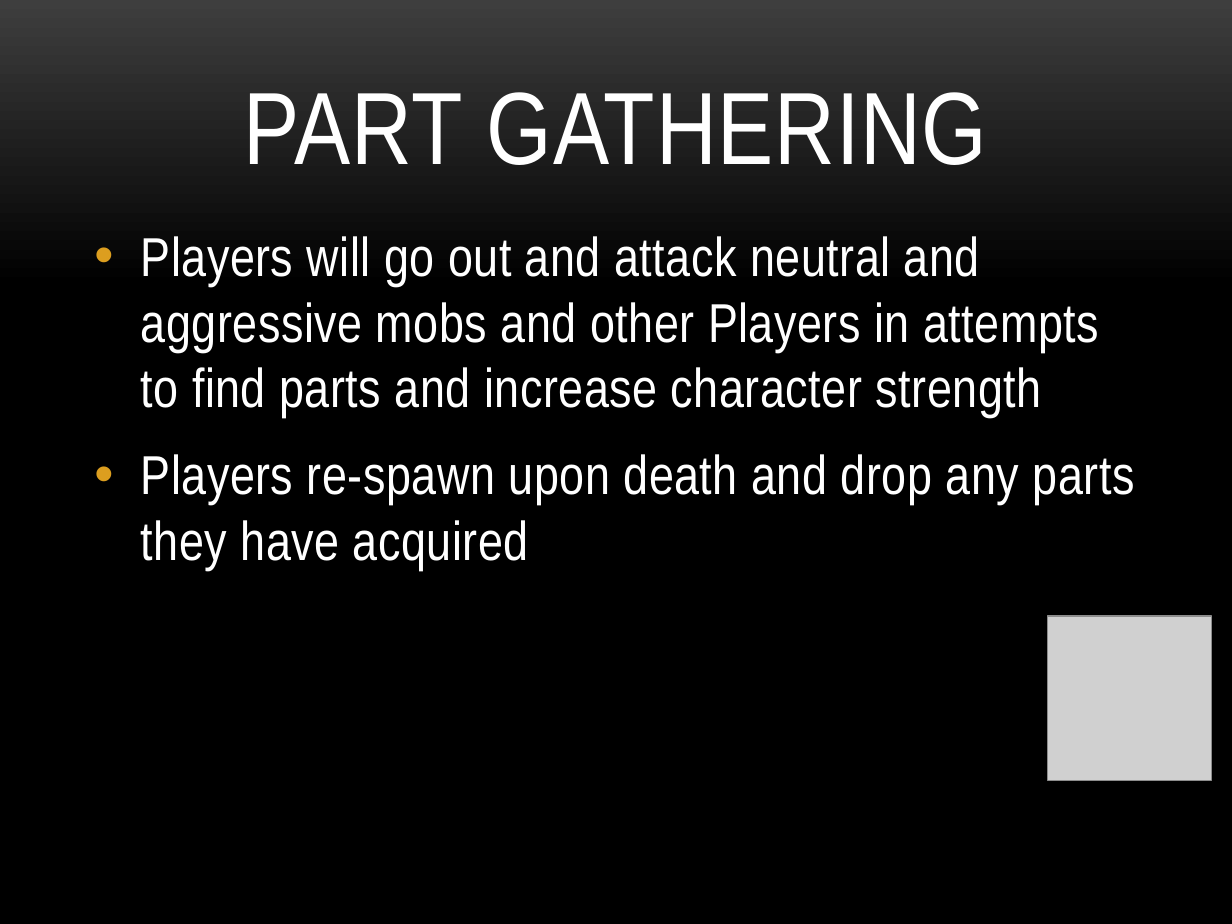
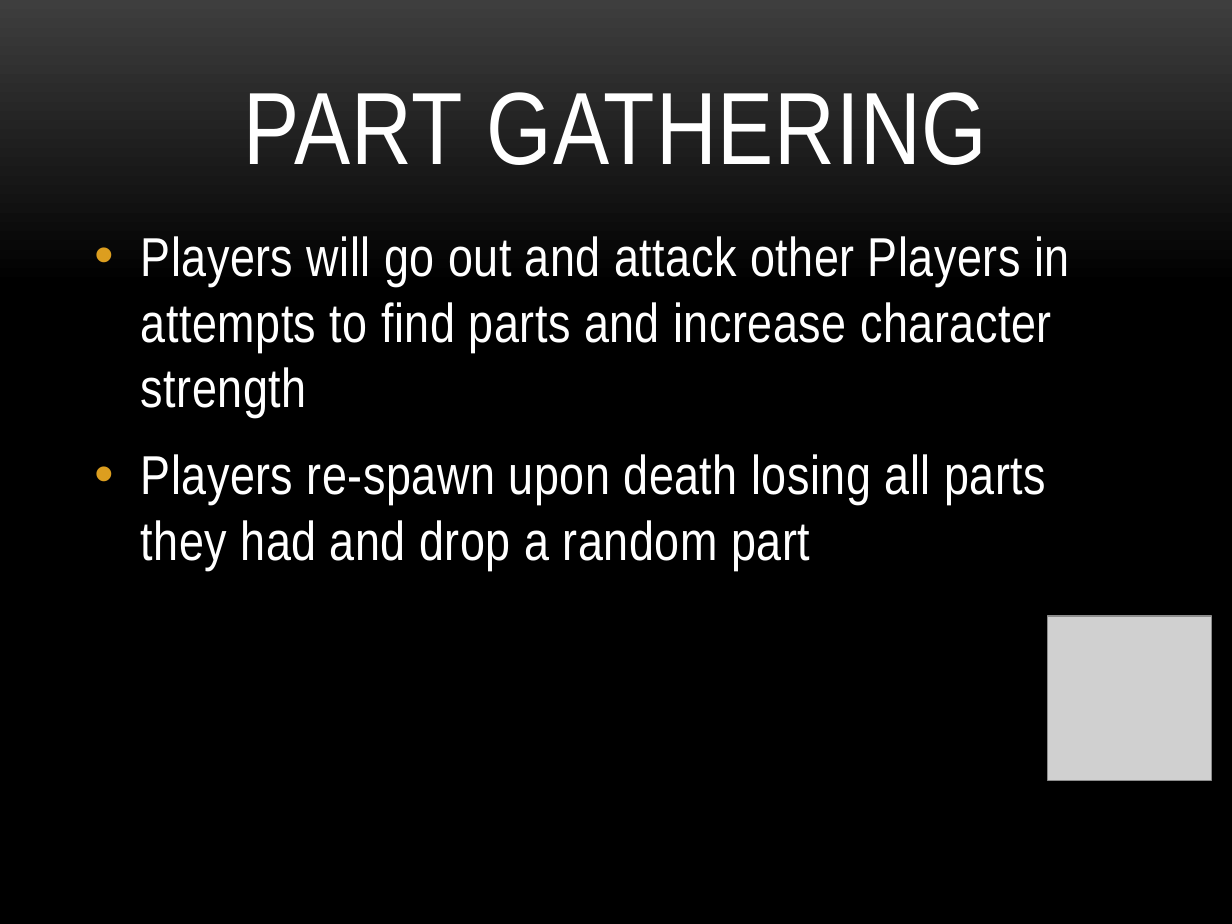
Before and after one commit to sadaust/Eevee-Hound-Final, a slide deck: slide 6 of elimbination_presentation_v5.pptx. Drawn at 1232x924 pixels with LibreOffice and Linux fonts; fonts in the diff are those of the drawing; grey boxes stand for pictures; background and template pictures are left out. Boxes give left, top, right and bottom in pixels: in the first picture for what was removed or moved away, otherwise in the second. Text is boxed around its words. In the diff, an @@ line names an element or a change of style, - is before the commit and + after.

```diff
--- a/elimbination_presentation_v5.pptx
+++ b/elimbination_presentation_v5.pptx
@@ text at [141, 236, 1069, 570]: text changed @@
-• Players will go out and attack neutral and aggressive mobs and other Players in attempts to find parts and increase character strength
-• Players re-spawn upon death and drop any parts they have acquired
+• Players will go out and attack other Players in attempts to find parts and increase character strength
+• Players re-spawn upon death losing all parts they had and drop a random part
```
Also in this commit, not shown: 1 other slide changed, 1 slide added, 4 other files.
